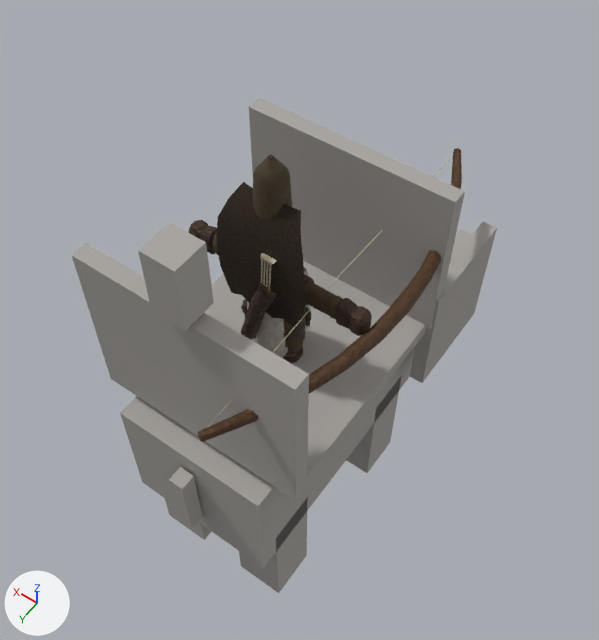
An edit to the glTF model csharp/Unciv.Godot/Packs/units/models/unit/War Elephant.glb, drawn before and after from the same camera.
Before and after are seen from a camera (50 mm lens) standing at (-0.539, 0.691, 1.695) and looking at (0.016, -0.086, 0.475). Every picture has the same lights, and +X, +Y and +Z are marked at lower left. The older version comes first. Where no turn or scale is listed for an object, it has been applied to the vertices. Vertices at exactly the same position are counted once.

The older version as bpy lines, for what is in view:
```python
me_horse = bpy.data.meshes.new('Horse')
me_horse.from_pydata(...)  # 136 vertices, 204 faces; spans x -0.203..0.203, y -0.624..0.292, z 0.0..0.941
me_horse.materials.append(mat_horse)  # grey #aaa6a2
me_mesh_bow = bpy.data.meshes.new('Mesh_Bow')
me_mesh_bow.from_pydata(...)  # 90 vertices, 168 faces; spans x -0.066..0.063, y -0.373..0.373, z -0.013..0.013
# faces by material slot: [144, 24]
me_mesh_bow.materials.append(mat_leather)
me_mesh_bow.materials.append(mat_bone)
me_mesh_rogue_cape = bpy.data.meshes.new('Mesh_Rogue_Cape')
me_mesh_rogue_cape.from_pydata(...)  # 56 vertices, 84 faces; spans x -0.085..0.085, y 0.005..0.044, z -0.231..0.004
me_mesh_rogue_cape.materials.append(mat_fur)
me_mesh_skinned = bpy.data.meshes.new('Mesh_skinned')
me_mesh_skinned.from_pydata(...)  # 2574 vertices, 4783 faces; spans x -0.175..0.175, y -0.054..0.068, z 0.0..0.475
# faces by material slot: [1086, 2864, 403, 138, 120, 140, 32]
me_mesh_skinned.materials.append(mat_wool)
me_mesh_skinned.materials.append(mat_leather)
me_mesh_skinned.materials.append(mat_skin)
me_mesh_skinned.materials.append(mat_dark)
me_mesh_skinned.materials.append(mat_bone)
me_mesh_skinned.materials.append(mat_cloth)
me_mesh_skinned.materials.append(mat_teamcolor)
ob_bow = bpy.data.objects.new('Bow', me_mesh_bow)
ob_bow.location = (-0.139, -0.074, 0.681)
ob_horsemesh = bpy.data.objects.new('HorseMesh', me_horse)
ob_horsemesh.location = (0.0, 0.0, 0.0)
ob_rogue_cape = bpy.data.objects.new('Rogue_Cape', me_mesh_rogue_cape)
ob_rogue_cape.location = (0.0, 0.0, 0.872)
ob_warrior = bpy.data.objects.new('Warrior', me_mesh_skinned)
ob_warrior.location = (0.0, 0.0, 0.465)
```
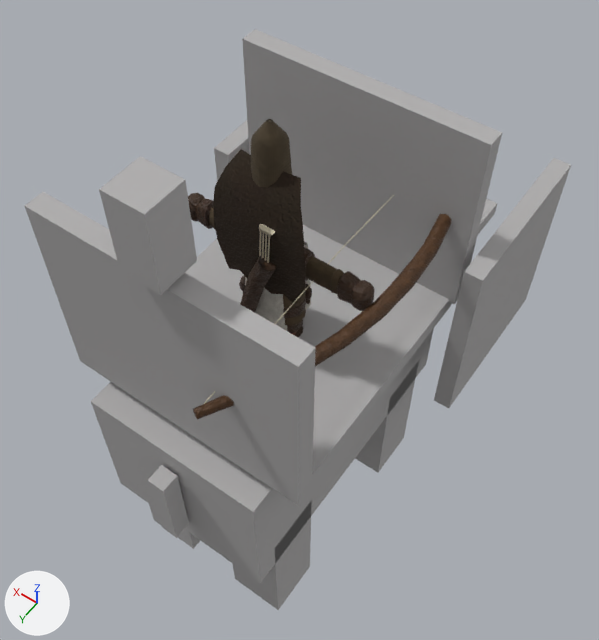
What differs and where, as boxes [x1, y1, x2, y2] in the pictures (599 x 640 px; the box of a moved part takes in the faces that stretch with it):
'HorseMesh', reshaped (28% wider, 17% taller)
    before: [72, 98, 497, 593]
    after: [25, 29, 571, 610]
'Warrior', moved
    before: [189, 155, 372, 363]
    after: [188, 119, 375, 338]
'Rogue_Cape', moved
    before: [216, 182, 305, 329]
    after: [213, 149, 306, 305]
'Bow', moved
    before: [197, 148, 462, 442]
    after: [193, 195, 452, 419]
part 1 of me_horse, moved or reshaped
    before: [120, 346, 415, 568]
    after: [91, 328, 434, 583]
part 2 of me_horse, moved or reshaped
    before: [450, 229, 472, 261]
    after: [478, 198, 497, 234]
part 3 of me_horse, moved or reshaped (not visible before)
    after: [214, 120, 249, 181]
part 4 of me_horse, moved or reshaped
    before: [409, 222, 497, 383]
    after: [434, 158, 571, 408]
part 5 of me_horse, moved or reshaped
    before: [169, 467, 202, 529]
    after: [148, 465, 189, 538]
part 6 of me_horse, moved or reshaped
    before: [346, 378, 401, 473]
    after: [355, 363, 417, 472]
part 7 of me_horse, moved or reshaped
    before: [165, 499, 212, 540]
    after: [149, 504, 200, 549]
part 8 of me_horse, moved or reshaped
    before: [239, 497, 308, 593]
    after: [232, 500, 312, 610]
part 9 of me_horse, moved or reshaped
    before: [204, 261, 426, 484]
    after: [185, 225, 452, 485]
part 10 of me_horse, moved or reshaped
    before: [249, 98, 465, 329]
    after: [242, 29, 502, 304]
part 11 of me_horse, moved or reshaped
    before: [72, 243, 309, 501]
    after: [25, 192, 316, 506]
part 12 of me_horse, moved or reshaped
    before: [138, 223, 214, 331]
    after: [99, 156, 197, 295]

Diff of the bpy script that builds the scene:
```diff
--- a/csharp/Unciv.Godot/Packs/units/models/unit/War Elephant.glb.py
+++ b/csharp/Unciv.Godot/Packs/units/models/unit/War Elephant.glb.py
@@ me_horse @@
 # used by ob_horsemesh; location = (0.0, 0.0, 0.0)
-me_horse.from_pydata(...)  # 136 vertices, 204 faces; spans x -0.203..0.203, y -0.624..0.292, z 0.0..0.941
+me_horse.from_pydata(...)  # 136 vertices, 204 faces; spans x -0.274..0.274, y -0.706..0.33, z 0.0..1.064
+# me_horse part 1: the loose piece of 8 vertices spanning x -0.148..0.148, y -0.257..0.257, z 0.218..0.475 is scaled about the mesh origin by 1.13
+# me_horse part 2: the loose piece of 8 vertices spanning x -0.089..-0.059, y -0.624..-0.366, z 0.282..0.312 is scaled about the mesh origin by 1.13
+# me_horse part 3: the loose piece of 8 vertices spanning x 0.173..0.203, y -0.416..-0.198, z 0.317..0.574 is scaled about its middle by (1.13, 1.54, 1.48), then moved by (0.069, -0.04, 0.059)
+# me_horse part 4: the loose piece of 8 vertices spanning x -0.203..-0.173, y -0.416..-0.198, z 0.317..0.574 is scaled about its middle by (1.13, 1.54, 1.48), then moved by (-0.069, -0.04, 0.059)
+# me_horse part 5: the loose piece of 8 vertices spanning x -0.015..0.015, y 0.262..0.292, z 0.277..0.436 is scaled about the mesh origin by 1.13
+# me_horse part 6: the loose piece of 8 vertices spanning x -0.148..-0.049, y -0.218..-0.119, z 0.0..0.277 is scaled about the mesh origin by 1.13
+# me_horse part 7: the loose piece of 8 vertices spanning x 0.049..0.148, y 0.119..0.218, z 0.0..0.277 is scaled about the mesh origin by 1.13
+# me_horse part 8: the loose piece of 8 vertices spanning x -0.148..-0.049, y 0.119..0.218, z 0.0..0.277 is scaled about the mesh origin by 1.13
+# me_horse part 9: the loose piece of 8 vertices spanning x -0.188..0.188, y -0.208..0.208, z 0.47..0.5 is scaled about the mesh origin by 1.13
+# me_horse part 10: the loose piece of 8 vertices spanning x -0.198..0.198, y -0.223..-0.193, z 0.495..0.812 is scaled about the mesh origin by 1.13
+# me_horse part 11: the loose piece of 8 vertices spanning x -0.198..0.198, y 0.193..0.223, z 0.495..0.812 is scaled about the mesh origin by 1.13
+# me_horse part 12: the loose piece of 8 vertices spanning x -0.03..0.03, y 0.178..0.238, z 0.822..0.941 is scaled about its middle by 1.13, then moved by (0.0, 0.027, 0.116)
+# other edits to the shape of me_horse do not show in these pictures
 me_horse.materials.append(mat_horse)
@@ ob_warrior @@
 ob_warrior = bpy.data.objects.new('Warrior', me_mesh_skinned)
-ob_warrior.location = (0.0, 0.0, 0.465)
+ob_warrior.location = (0.0, 0.0, 0.526)
@@ ob_bow @@
 ob_bow = bpy.data.objects.new('Bow', me_mesh_bow)
-ob_bow.location = (-0.139, -0.074, 0.681)
+ob_bow.location = (-0.139, -0.074, 0.742)
@@ ob_rogue_cape @@
 ob_rogue_cape = bpy.data.objects.new('Rogue_Cape', me_mesh_rogue_cape)
-ob_rogue_cape.location = (0.0, 0.0, 0.872)
+ob_rogue_cape.location = (0.0, 0.0, 0.933)
```
